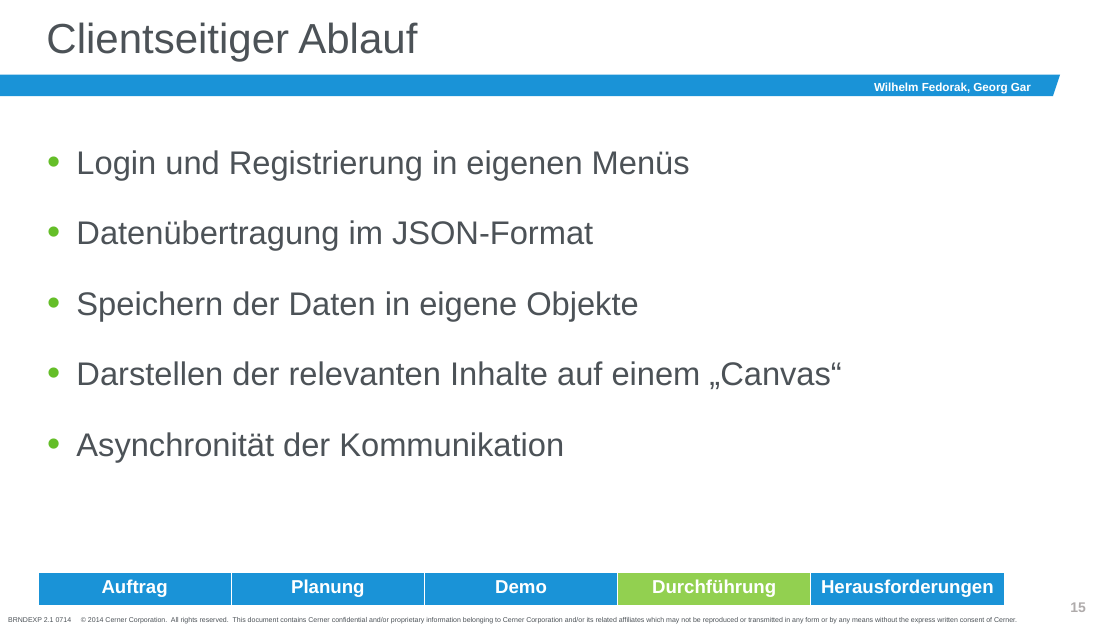
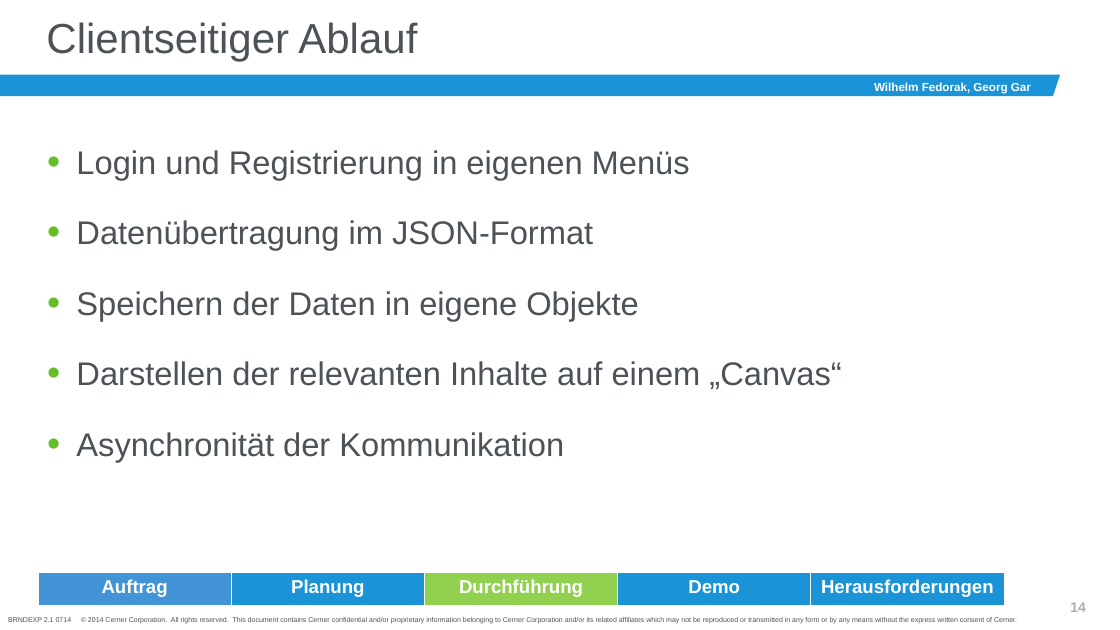
Before and after one commit to Georhelm/SchulProjekt, a slide deck: slide 15 of SchulProjektPräsentation.pptx (slide 16 before the commit). Drawn at 1120x630 pixels with LibreOffice and Linux fonts; fonts in the diff are those of the drawing; background and template pictures are left out. Boxes give left, top, right and bottom in pixels: in the first picture for what was removed or moved away, otherwise in the second. Text is boxed around its words. In the diff, an @@ line names an element or a change of style, - is before the commit and + after.

```diff
--- a/SchulProjektPräsentation.pptx
+++ b/SchulProjektPräsentation.pptx
@@ table at bbox=[38, 572, 1004, 607] @@
-row 1, column 3: Demo
+row 1, column 3: Durchführung
-row 1, column 4: Durchführung
+row 1, column 4: Demo
@@ fill #1A93D7 to #4294D6 in row 1, column 1 @@
@@ fill #1A93D7 to #92D050 in row 1, column 3 @@
@@ fill #92D050 to #1A93D7 in row 1, column 4 @@
@@ page number at bbox=[1070, 602, 1086, 612]: text changed @@
-15
+14
```
Also in this commit, not shown: 11 other slides changed.
